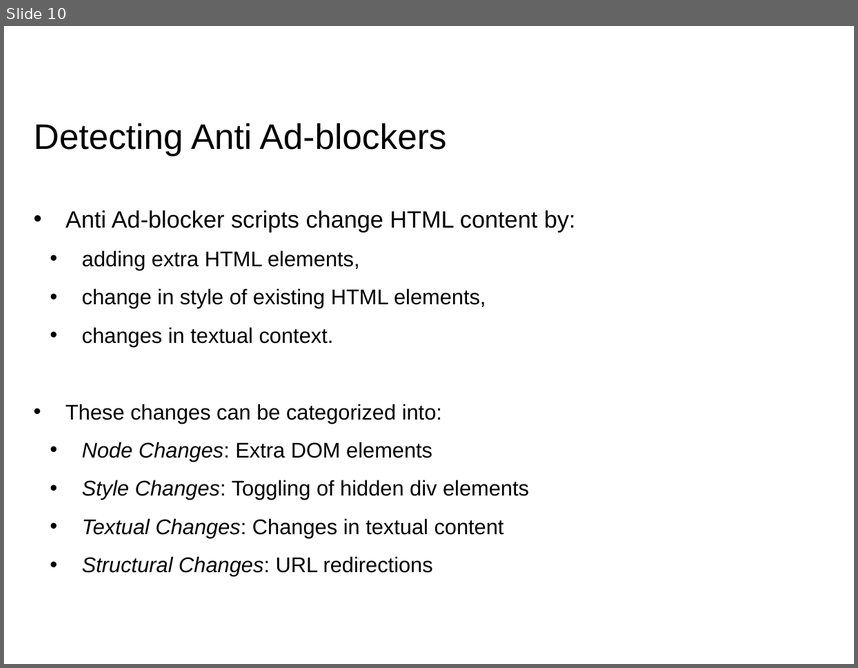
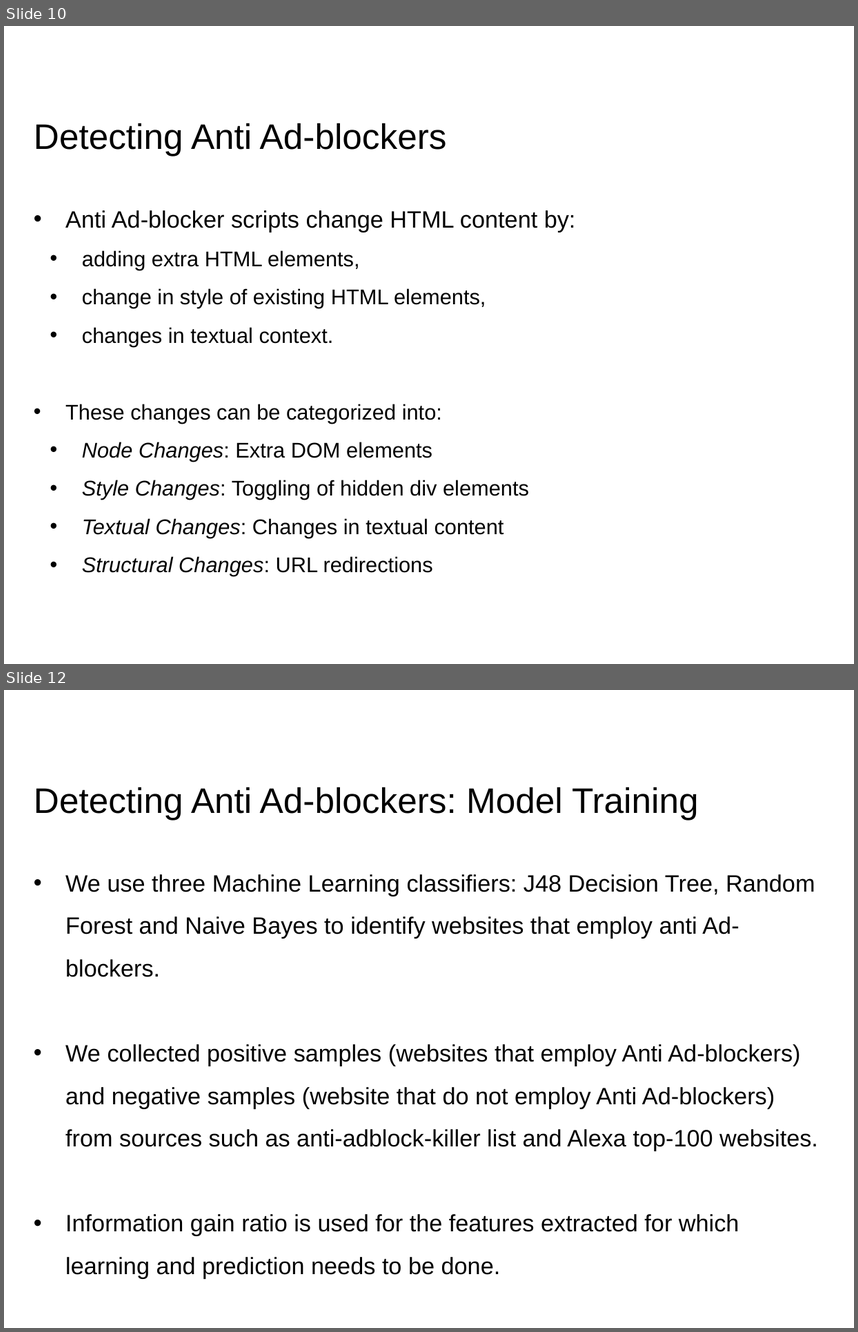
Before and after one commit to RohitPanda/seminar-blocking-adblockers, a slide deck: ppt/Seminar - Rohit & Rohit.pptx. Shown one above the other, each under a label of ours: slide 10 before the commit, slides 10 and 12 after it; the slides between them are not shown. The pictures are 858x668 and 858x1332 pixels, drawn with LibreOffice and Linux fonts; fonts in the diff are those of the drawing; background and template pictures are left out. Boxes give left, top, right and bottom in pixels: in the first picture for what was removed or moved away, otherwise in the second. Text is boxed around its words. In the diff, an @@ line names an element or a change of style, - is before the commit and + after.

```diff
--- a/ppt/Seminar - Rohit & Rohit.pptx
+++ b/ppt/Seminar - Rohit & Rohit.pptx
@@ slide 12 added at [4, 690, 854, 1328], background #FFFFFF @@
@@ title added at [34, 787, 698, 820], 30 pt, text #000000 @@
+Detecting Anti Ad-blockers: Model Training
@@ text added at [65, 874, 818, 1279], 20 pt, text #000000 @@
+• We use three Machine Learning classifiers: J48 Decision Tree, Random Forest and Naive Bayes to identify websites that employ anti Ad-blockers.
+• We collected positive samples (websites that employ Anti Ad-blockers) and negative samples (website that do not employ Anti Ad-blockers) from sources such as anti-adblock-killer list and Alexa top-100 websites.
+• Information gain ratio is used for the features extracted for which learning and prediction needs to be done.
```
Also in this commit, not shown: 6 slides changed, 15 other slides added, 3 other files.
